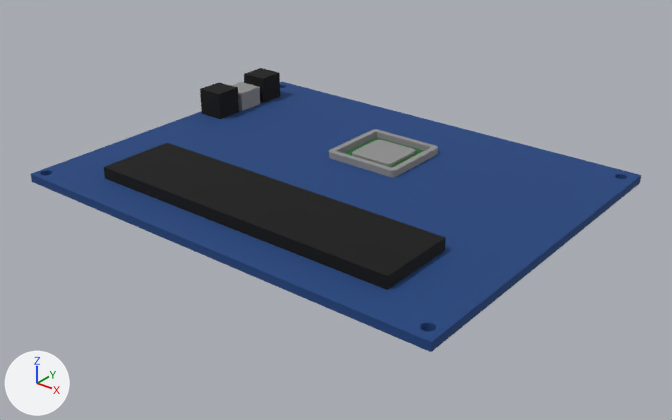
One commit to the Blender file private/blender/motherboard_cpu.blend: the scene before it, then after it.
Both versions are drawn from a camera (50 mm lens) standing at (0.896, -1.119, 0.635) and looking at (0.021, -0.025, -0.043). Lighting does not change. The marker at lower left points along +X, +Y and +Z.

In view in the first picture: 'board_battery', 'board_cpu', 'board_main', 'board_port1', 'board_port2', 'board_port3', 'cpu_chip'.
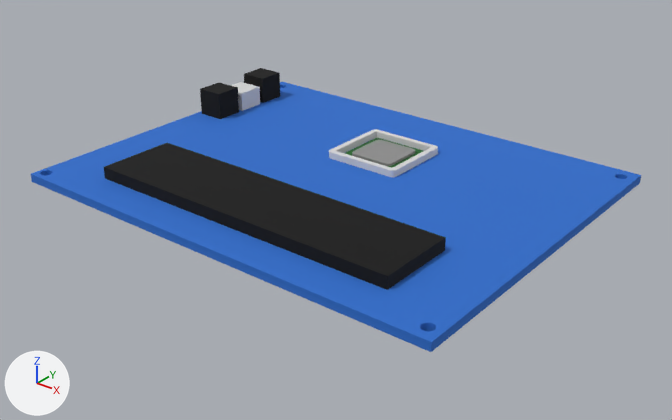
Where the change shows, as pixel boxes [x1, y1, x2, y2] in the pictures (672 x 420 px):
'board_main', recoloured
    both: [31, 82, 641, 352]
'board_cpu', recoloured
    both: [329, 129, 438, 177]
'board_port2', recoloured
    both: [231, 82, 260, 111]

Patch to the scene script:
```diff
--- a/private/blender/motherboard_cpu.blend.py
+++ b/private/blender/motherboard_cpu.blend.py
@@ mat_blue @@
 mat_blue = principled_material('blue')
-mat_blue.base_color = (0.0108, 0.0578, 0.214)  # blue #1b447f
+mat_blue.base_color = (0.0242, 0.156, 0.617)  # blue #2b6ece
 mat_blue.roughness = 0.9
@@ mat_chip @@
 mat_chip = principled_material('chip')
-mat_chip.base_color = (0.281, 0.281, 0.281)  # grey #909090
+mat_chip.base_color = (0.701, 0.701, 0.701)  # light grey #dadada
 mat_chip.roughness = 0.9
```
